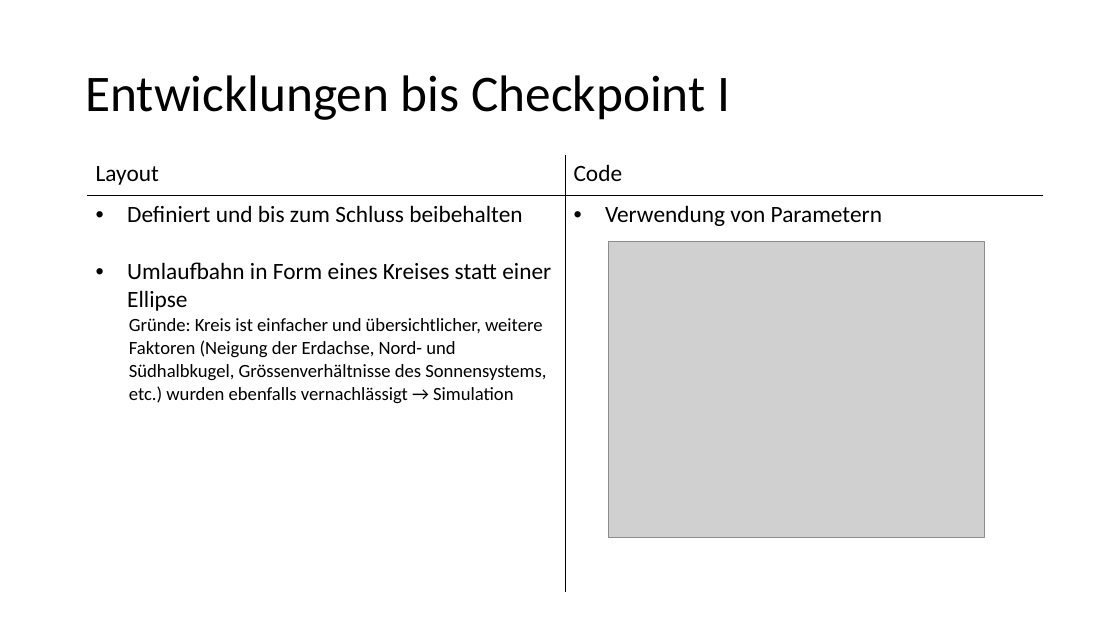
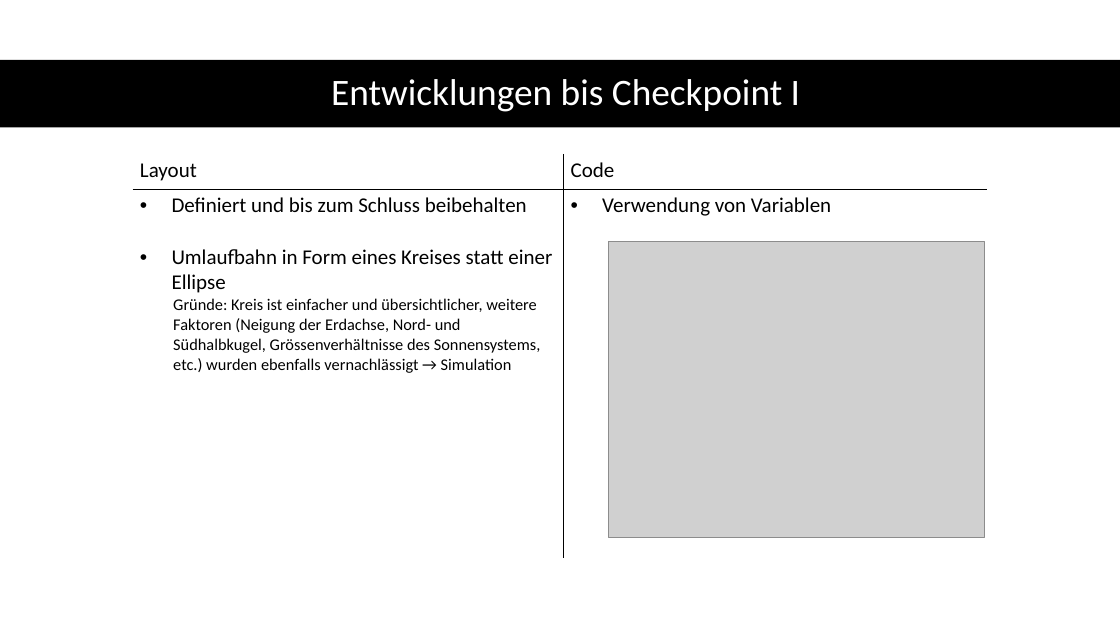
Before and after one commit to Carmen-MI/Erdrevolution_Carmen, a slide deck: slide 8 of Präsentation.pptx. Drawn at 1120x630 pixels with LibreOffice and Linux fonts; fonts in the diff are those of the drawing; grey boxes stand for pictures. Boxes give left, top, right and bottom in pixels: in the first picture for what was removed or moved away, otherwise in the second. Text is boxed around its words. In the diff, an @@ line names an element or a change of style, - is before the commit and + after.

```diff
--- a/Präsentation.pptx
+++ b/Präsentation.pptx
@@ title "Entwicklungen bis Checkpoint I": place and size @@
-title "Entwicklungen bis Checkpoint I" at <box>85,75,730,120</box>
+title "Entwicklungen bis Checkpoint I" at <box>331,79,800,112</box>
@@ title "Entwicklungen bis Checkpoint I" at <box>331,79,800,112</box>: size 44 to 32 pt, text colour #000000 to #FFFFFF; alignment left to centre @@
@@ rectangle added at <box>0,60,1120,128</box>, fill #000000 @@
@@ table at <box>133,154,988,558</box> @@
-row 2, column 2: Verwendung von Parametern
+row 2, column 2: Verwendung von Variablen
@@ size 20 to 18 pt in "Layout", "Code", "Definiert und bis zum Schluss beibehalten", "Umlaufbahn in Form eines Kreises statt einer ..." @@
@@ size 16 to 14 pt in "Gründe: Kreis ist einfacher und übersichtlicher, weitere ..." @@
@@ table: place and size @@
-table at <box>87,155,1044,585</box>
+table at <box>133,154,988,558</box>
```
Also in this commit, not shown: 9 other slides changed, 1 slide added, 1 other file.
